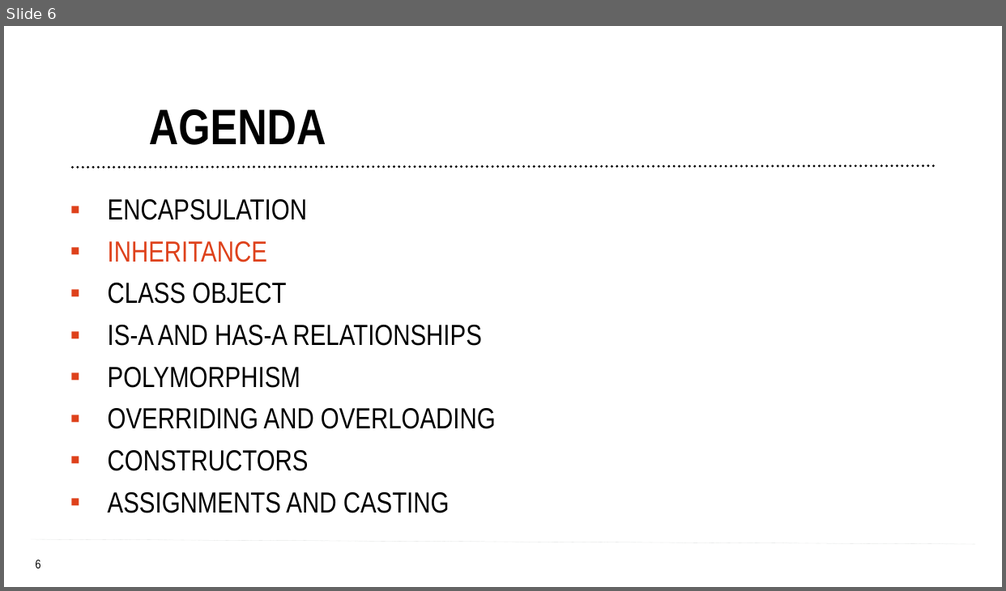
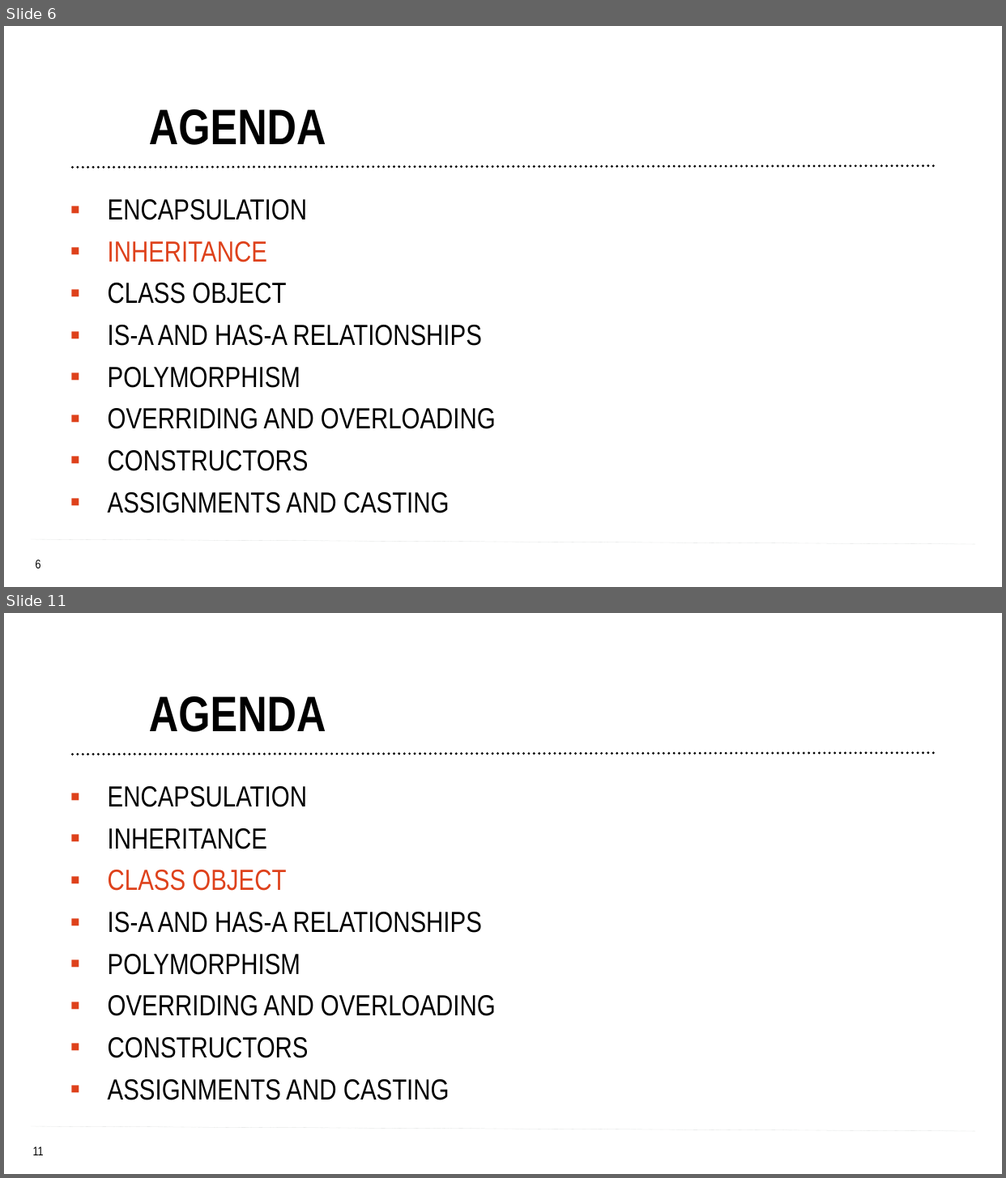
Before and after one commit to tamaradobrin/OOP2, a slide deck: OOP PART 2.pptx. Shown one above the other, each under a label of ours: slide 6 before the commit, slides 6 and 11 after it; the slides between them are not shown. The pictures are 1006x591 and 1006x1178 pixels, drawn with LibreOffice and Linux fonts; fonts in the diff are those of the drawing; background and template pictures are left out. Boxes give left, top, right and bottom in pixels: in the first picture for what was removed or moved away, otherwise in the second. Text is boxed around its words. In the diff, an @@ line names an element or a change of style, - is before the commit and + after.

```diff
--- a/OOP PART 2.pptx
+++ b/OOP PART 2.pptx
@@ slide 11 added at box(4, 613, 1002, 1174), background #FFFFFF; not listed: 4 template elements that a slide beside it also shows @@
@@ title added at box(149, 696, 326, 732), 48 pt, text #000000, bold @@
+AGENDA
@@ text added at box(108, 786, 496, 1101), 28 pt, text #000000 @@
+▪ ENCAPSULATION
+▪ INHERITANCE
+▪ CLASS OBJECT
+▪ IS-A AND HAS-A RELATIONSHIPS
+▪ POLYMORPHISM
+▪ OVERRIDING AND OVERLOADING
+▪ CONSTRUCTORS
+▪ ASSIGNMENTS AND CASTING
```
Also in this commit, not shown: 2 slides changed, 22 other slides added, 17 other files.
